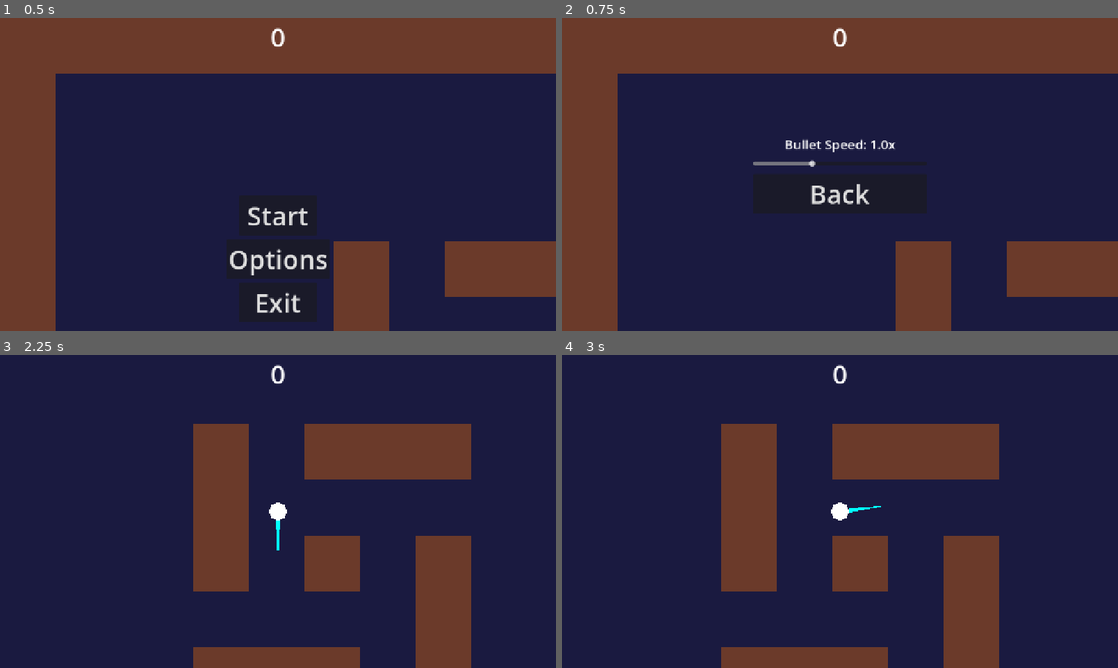
Above: before the commit, frames 1-4 (two rows, left to right).
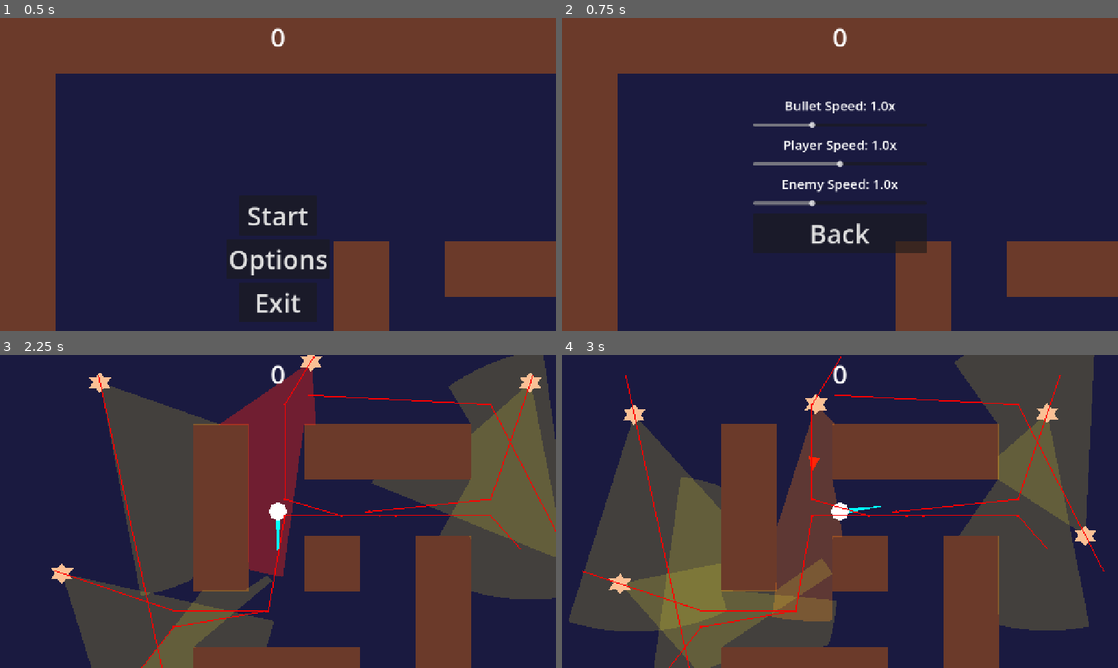
Above: after the commit, the same moments.

Repository: piotrrusak/coldcurve-vancouver
Game: Godot game, scene res://scenes/main.tscn
Two runs of this game, one before a commit and one after it. Both use one fixed random seed, a clock stepped at 60 frames per second and the inputs below.
Inputs (mouse positions are in pixels of both pictures, inside the frame that each line leads up to):
- Up to frame 1 (0.5 s): no input
- Up to frame 2 (0.75 s): click "Options" at 0.5 s
- Up to frame 3 (2.25 s): click "Back" at 1.25 s; click "Start" at 2 s
- Up to frame 4 (3 s): move the mouse to (962, 495) at 2.77 s; hold D (move_right) from 2.78 s (still down)

Frame 1 is identical in both runs. In frame 2, 2.3% of the frame differs, in the area x 34-66%, y 26-76%; in frame 3, 35%; in frame 4, 39%, in the area x 1-98%, y 0-100%.

Commit message:
Level progression basics (#6)

Diff:
--- /dev/null
+++ b/scenes/game_finished.tscn
@@ -0,0 +1,66 @@
+[gd_scene format=3 uid="uid://cgamefin12345"]
+
+[ext_resource type="Script" uid="uid://sgamefin1234" path="res://scripts/game_finished.gd" id="1"]
+
+[node name="GameFinished" type="CanvasLayer" unique_id=200001001]
+process_mode = 3
+script = ExtResource("1")
+
+[node name="GameFinishedLabel" type="Label" parent="." unique_id=200001002]
+anchors_preset = 10
+anchor_right = 1.0
+offset_top = 270.0
+offset_bottom = 355.0
+grow_horizontal = 2
+theme_override_font_sizes/font_size = 60
+text = "Game Finished!"
+horizontal_alignment = 1
+
+[node name="PlayAgainButton" type="Button" parent="." unique_id=200001003]
+anchors_preset = 7
+anchor_left = 0.5
+anchor_top = 1.0
+anchor_right = 0.5
+anchor_bottom = 1.0
+offset_left = -90.0
+offset_top = -310.0
+offset_right = 90.0
+offset_bottom = -220.0
+grow_horizontal = 2
+grow_vertical = 0
+theme_override_font_sizes/font_size = 60
+text = "Play Again"
+
+[node name="OptionsButton" type="Button" parent="." unique_id=200001004]
+anchors_preset = 7
+anchor_left = 0.5
+anchor_top = 1.0
+anchor_right = 0.5
+anchor_bottom = 1.0
+offset_left = -90.0
+offset_top = -210.0
+offset_right = 90.0
+offset_bottom = -120.0
+grow_horizontal = 2
+grow_vertical = 0
+theme_override_font_sizes/font_size = 60
+text = "Options"
+
+[node name="ExitButton" type="Button" parent="." unique_id=200001005]
+anchors_preset = 7
+anchor_left = 0.5
+anchor_top = 1.0
+anchor_right = 0.5
+anchor_bottom = 1.0
+offset_left = -90.0
+offset_top = -110.0
+offset_right = 90.0
+offset_bottom = -20.0
+grow_horizontal = 2
+grow_vertical = 0
+theme_override_font_sizes/font_size = 60
+text = "Exit"
+
+[connection signal="pressed" from="PlayAgainButton" to="." method="_on_play_again_button_pressed"]
+[connection signal="pressed" from="OptionsButton" to="." method="_on_options_button_pressed"]
+[connection signal="pressed" from="ExitButton" to="." method="_on_exit_button_pressed"]
--- /dev/null
+++ b/scenes/level_complete.tscn
@@ -0,0 +1,34 @@
+[gd_scene format=3 uid="uid://b3pyr7blf0kxt"]
+
+[ext_resource type="Script" uid="uid://slevelcomp123" path="res://scripts/level_complete.gd" id="1"]
+
+[node name="LevelComplete" type="CanvasLayer" unique_id=100001001]
+process_mode = 3
+script = ExtResource("1")
+
+[node name="LevelLabel" type="Label" parent="." unique_id=100001002]
+anchors_preset = 10
+anchor_right = 1.0
+offset_top = 270.0
+offset_bottom = 355.0
+grow_horizontal = 2
+theme_override_font_sizes/font_size = 60
+text = "Level Complete!"
+horizontal_alignment = 1
+
+[node name="NextButton" type="Button" parent="." unique_id=100001003]
+anchors_preset = 7
+anchor_left = 0.5
+anchor_top = 1.0
+anchor_right = 0.5
+anchor_bottom = 1.0
+offset_left = -90.0
+offset_top = -310.0
+offset_right = 90.0
+offset_bottom = -220.0
+grow_horizontal = 2
+grow_vertical = 0
+theme_override_font_sizes/font_size = 60
+text = "Next"
+
+[connection signal="pressed" from="NextButton" to="." method="_on_next_button_pressed"]
--- a/scenes/main.tscn
+++ b/scenes/main.tscn
@@ -56,9 +56,6 @@
 [node name="Player" parent="." unique_id=1717736480 instance=ExtResource("3_tefeu")]
 position = Vector2(641, 360)
 
-[node name="EnemyTimer" type="Timer" parent="." unique_id=536536802]
-wait_time = 5.0
-
 [node name="StartPosition" type="Marker2D" parent="." unique_id=828276842]
 position = Vector2(963, 713)
 
@@ -73,5 +70,4 @@
 [node name="HUD" parent="." unique_id=1565994411 instance=ExtResource("4_o6xl0")]
 
 [connection signal="hit" from="Player" to="." method="game_over"]
-[connection signal="timeout" from="EnemyTimer" to="." method="_on_enemy_timer_timeout"]
 [connection signal="start_game" from="HUD" to="." method="new_game"]
--- a/scenes/options/options.tscn
+++ b/scenes/options/options.tscn
@@ -13,9 +13,9 @@
 anchor_right = 0.5
 anchor_bottom = 0.5
 offset_left = -200.0
-offset_top = -120.0
+offset_top = -180.0
 offset_right = 200.0
-offset_bottom = 120.0
+offset_bottom = 180.0
 grow_horizontal = 2
 grow_vertical = 2
 alignment = 1
@@ -32,9 +32,35 @@
 step = 0.1
 value = 1.0
 
+[node name="PlayerSpeedLabel" type="Label" parent="Container"]
+theme_override_font_sizes/font_size = 30
+text = "Player Speed: 1.0x"
+horizontal_alignment = 1
+
+[node name="PlayerSpeedSlider" type="HSlider" parent="Container"]
+custom_minimum_size = Vector2(400, 40)
+min_value = 0.5
+max_value = 1.5
+step = 0.1
+value = 1.0
+
+[node name="EnemySpeedLabel" type="Label" parent="Container"]
+theme_override_font_sizes/font_size = 30
+text = "Enemy Speed: 1.0x"
+horizontal_alignment = 1
+
+[node name="EnemySpeedSlider" type="HSlider" parent="Container"]
+custom_minimum_size = Vector2(400, 40)
+min_value = 0.5
+max_value = 2.0
+step = 0.1
+value = 1.0
+
 [node name="BackButton" type="Button" parent="Container"]
 theme_override_font_sizes/font_size = 60
 text = "Back"
 
 [connection signal="value_changed" from="Container/BulletSpeedSlider" to="." method="_on_bullet_speed_slider_value_changed"]
+[connection signal="value_changed" from="Container/PlayerSpeedSlider" to="." method="_on_player_speed_slider_value_changed"]
+[connection signal="value_changed" from="Container/EnemySpeedSlider" to="." method="_on_enemy_speed_slider_value_changed"]
 [connection signal="pressed" from="Container/BackButton" to="." method="_on_back_button_pressed"]
--- /dev/null
+++ b/scenes/pause_menu.tscn
@@ -0,0 +1,46 @@
+[gd_scene format=3 uid="uid://bpausemenu01"]
+
+[ext_resource type="Script" uid="uid://cpausemenu01" path="res://scripts/pause_menu.gd" id="1"]
+
+[node name="PauseMenu" type="CanvasLayer"]
+process_mode = 3
+layer = 5
+script = ExtResource("1")
+
+[node name="Background" type="ColorRect" parent="."]
+anchors_preset = 15
+anchor_right = 1.0
+anchor_bottom = 1.0
+grow_horizontal = 2
+grow_vertical = 2
+color = Color(0, 0, 0, 0.6)
+
+[node name="Container" type="VBoxContainer" parent="."]
+anchors_preset = 8
+anchor_left = 0.5
+anchor_top = 0.5
+anchor_right = 0.5
+anchor_bottom = 0.5
+offset_left = -120.0
+offset_top = -90.0
+offset_right = 120.0
+offset_bottom = 90.0
+grow_horizontal = 2
+grow_vertical = 2
+alignment = 1
+
+[node name="ResumeButton" type="Button" parent="Container"]
+theme_override_font_sizes/font_size = 60
+text = "Resume"
+
+[node name="OptionsButton" type="Button" parent="Container"]
+theme_override_font_sizes/font_size = 60
+text = "Options"
+
+[node name="ExitButton" type="Button" parent="Container"]
+theme_override_font_sizes/font_size = 60
+text = "Exit"
+
+[connection signal="pressed" from="Container/ResumeButton" to="." method="_on_resume_button_pressed"]
+[connection signal="pressed" from="Container/OptionsButton" to="." method="_on_options_button_pressed"]
+[connection signal="pressed" from="Container/ExitButton" to="." method="_on_exit_button_pressed"]
--- a/scripts/enemies/base_enemy.gd
+++ b/scripts/enemies/base_enemy.gd
@@ -27,6 +27,7 @@
 @onready var _engage      := $Services/EngageService
 
 func _ready():
+	process_mode = Node.PROCESS_MODE_PAUSABLE
 	$ShootTimer.wait_time = shoot_interval
 	$ShootTimer.start()
 
@@ -46,6 +47,7 @@
 			_engage.process(delta)
 
 	_sight.update_cone()
+	velocity *= GameSettings.enemy_speed_multiplier
 	move_and_slide()
 
 func _on_shoot_timer_timeout():
--- a/scripts/enemies/enemy_projectiles/projectile.gd
+++ b/scripts/enemies/enemy_projectiles/projectile.gd
@@ -1,6 +1,9 @@
 extends RigidBody2D
 
 @export var base_speed = 500.0
+
+func _ready():
+	process_mode = Node.PROCESS_MODE_PAUSABLE
 
 func get_projectile_speed():
 	var s = base_speed * GameSettings.bullet_speed_multiplier
--- /dev/null
+++ b/scripts/game_finished.gd
@@ -0,0 +1,31 @@
+extends CanvasLayer
+
+signal play_again
+
+const OptionsScene = preload("res://scenes/options/options.tscn")
+
+func _on_play_again_button_pressed():
+	play_again.emit()
+	queue_free()
+
+func _on_options_button_pressed():
+	_hide_buttons()
+	var options = OptionsScene.instantiate()
+	options.back.connect(_on_options_back)
+	get_tree().root.add_child(options)
+
+func _on_options_back():
+	_show_buttons()
+
+func _on_exit_button_pressed():
+	get_tree().quit()
+
+func _show_buttons():
+	$PlayAgainButton.show()
+	$OptionsButton.show()
+	$ExitButton.show()
+
+func _hide_buttons():
+	$PlayAgainButton.hide()
+	$OptionsButton.hide()
+	$ExitButton.hide()
--- a/scripts/game_settings.gd
+++ b/scripts/game_settings.gd
@@ -2,3 +2,5 @@
 
 var enemy_spawn_rate: float = 5.0
 var bullet_speed_multiplier: float = 1.0
+var player_speed_multiplier: float = 1.0
+var enemy_speed_multiplier: float = 1.0
--- /dev/null
+++ b/scripts/level_complete.gd
@@ -0,0 +1,10 @@
+extends CanvasLayer
+
+signal next_level
+
+func setup(level_number: int):
+	$LevelLabel.text = "Level %d Complete!" % level_number
+
+func _on_next_button_pressed():
+	next_level.emit()
+	queue_free()
--- a/scripts/main.gd
+++ b/scripts/main.gd
@@ -1,29 +1,181 @@
 extends Node
 
 @export var enemy_scene: PackedScene
-var score
+
+const LevelCompleteScene = preload("res://scenes/level_complete.tscn")
+const GameFinishedScene = preload("res://scenes/game_finished.tscn")
+const PauseMenuScene = preload("res://scenes/pause_menu.tscn")
+const OptionsScene = preload("res://scenes/options/options.tscn")
+
+var _pause_menu: CanvasLayer = null
+var _playing := false
+var _countdown_overlay: CanvasLayer = null
+var _countdown_label: Label = null
+var _countdown_count: int = 0
+
+const LEVEL_SPAWNS = [
+	[
+		Vector2(550, 400),
+		Vector2(1050, 350),
+		Vector2(1550, 400),
+		Vector2(450, 850),
+		Vector2(1650, 850),
+		Vector2(550, 1200),
+		Vector2(1550, 1200),
+	],
+	[
+		Vector2(550, 400),
+		Vector2(1050, 350),
+		Vector2(1550, 400),
+		Vector2(450, 850),
+		Vector2(1650, 850),
+		Vector2(550, 1200),
+		Vector2(1550, 1200),
+		Vector2(1050, 1200),
+		Vector2(750, 650),
+		Vector2(1350, 650),
+		Vector2(650, 1000),
+		Vector2(1450, 1000),
+	],
+]
+
+var score: int
+var score_at_level_start: int
+var current_level: int
+var enemies_remaining: int
+var _clearing := false
+
+func _ready():
+	process_mode = Node.PROCESS_MODE_ALWAYS
+
+func _unhandled_input(event: InputEvent):
+	if event.is_action_pressed("ui_cancel") and _playing:
+		if _countdown_overlay:
+			pass
+		elif _pause_menu:
+			_resume()
+		else:
+			_open_pause_menu()
+
+func _open_pause_menu():
+	get_tree().paused = true
+	_pause_menu = PauseMenuScene.instantiate()
+	_pause_menu.resume.connect(_resume)
+	_pause_menu.options.connect(_open_options_from_pause)
+	add_child(_pause_menu)
+
+func _resume():
+	if _pause_menu:
+		_pause_menu.queue_free()
+		_pause_menu = null
+	_start_countdown()
+
+func _unpause():
+	get_tree().paused = false
+
+func _start_countdown():
+	_countdown_overlay = CanvasLayer.new()
+	_countdown_overlay.process_mode = Node.PROCESS_MODE_ALWAYS
+	_countdown_overlay.layer = 10
+	add_child(_countdown_overlay)
+
+	_countdown_label = Label.new()
+	_countdown_label.set_anchors_and_offsets_preset(Control.PRESET_FULL_RECT)
+	_countdown_label.horizontal_alignment = HORIZONTAL_ALIGNMENT_CENTER
+	_countdown_label.vertical_alignment = VERTICAL_ALIGNMENT_CENTER
+	_countdown_label.add_theme_font_size_override("font_size", 200)
+	_countdown_overlay.add_child(_countdown_label)
+
+	_countdown_count = 3
+	_countdown_label.text = str(_countdown_count)
+
+	var timer := Timer.new()
+	timer.process_mode = Node.PROCESS_MODE_ALWAYS
+	timer.wait_time = 1.0
+	timer.timeout.connect(_on_countdown_tick)
+	_countdown_overlay.add_child(timer)
+	timer.start()
+
+func _on_countdown_tick():
+	_countdown_count -= 1
+	if _countdown_count <= 0:
+		_countdown_overlay.queue_free()
+		_countdown_overlay = null
+		_countdown_label = null
+		_unpause()
+	else:
+		_countdown_label.text = str(_countdown_count)
+
+func _open_options_from_pause():
+	_pause_menu.hide()
+	var options = OptionsScene.instantiate()
+	options.back.connect(func(): _pause_menu.show())
+	add_child(options)
 
 func game_over():
-	$EnemyTimer.stop()
+	_playing = false
+	if _pause_menu:
+		_pause_menu.queue_free()
+		_pause_menu = null
+	if _countdown_overlay:
+		_countdown_overlay.queue_free()
+		_countdown_overlay = null
+		_countdown_label = null
+	_unpause()
 	$HUD.show_game_over()
 
 func new_game():
+	_playing = true
+	get_tree().paused = false
 	get_tree().call_group("projectiles", "queue_free")
 	get_tree().call_group("enemies", "queue_free")
-	score = 0
+	score = score_at_level_start
+	_clearing = false
+	$HUD.update_score(score)
+	start_level()
+
+func full_reset():
+	current_level = 0
+	score_at_level_start = 0
+	new_game()
+
+func start_level():
+	score_at_level_start = score
+	get_tree().call_group("projectiles", "queue_free")
+	get_tree().call_group("enemies", "queue_free")
 	$Player.start($StartPosition.position)
-	$HUD.update_score(score)
-	$EnemyTimer.wait_time = GameSettings.enemy_spawn_rate
-	$EnemyTimer.start()
-
-func _on_enemy_timer_timeout():
-	var enemy = enemy_scene.instantiate()
-	var spawn_location = $EnemyPath/EnemySpawnLocation
-	spawn_location.progress_ratio = randf()
-	enemy.position = spawn_location.global_position
-	enemy.enemy_hit.connect(_on_enemy_killed)
-	add_child(enemy)
+	_clearing = false
+	var positions = LEVEL_SPAWNS[current_level]
+	enemies_remaining = positions.size()
+	for pos in positions:
+		var enemy = enemy_scene.instantiate()
+		enemy.position = pos
+		enemy.enemy_hit.connect(_on_enemy_killed)
+		add_child(enemy)
 
 func _on_enemy_killed():
 	score += 1
 	$HUD.update_score(score)
+	enemies_remaining -= 1
+	if enemies_remaining <= 0 and not _clearing:
+		_clearing = true
+		call_deferred("_on_level_cleared")
+
+func _on_level_cleared():
+	_playing = false
+	get_tree().paused = true
+	if current_level + 1 >= LEVEL_SPAWNS.size():
+		var screen = GameFinishedScene.instantiate()
+		screen.play_again.connect(full_reset)
+		add_child(screen)
+	else:
+		var screen = LevelCompleteScene.instantiate()
+		screen.next_level.connect(_on_next_level)
+		add_child(screen)
+		screen.setup(current_level + 1)
+
+func _on_next_level():
+	_playing = true
+	current_level += 1
+	get_tree().paused = false
+	start_level()
--- a/scripts/options/options.gd
+++ b/scripts/options/options.gd
@@ -5,6 +5,10 @@
 func _ready():
 	$Container/BulletSpeedSlider.value = GameSettings.bullet_speed_multiplier
 	_update_bullet_label(GameSettings.bullet_speed_multiplier)
+	$Container/PlayerSpeedSlider.value = GameSettings.player_speed_multiplier
+	_update_player_label(GameSettings.player_speed_multiplier)
+	$Container/EnemySpeedSlider.value = GameSettings.enemy_speed_multiplier
+	_update_enemy_label(GameSettings.enemy_speed_multiplier)
 
 func _on_bullet_speed_slider_value_changed(value: float):
 	GameSettings.bullet_speed_multiplier = value
@@ -13,6 +17,20 @@
 func _update_bullet_label(value: float):
 	$Container/BulletSpeedLabel.text = "Bullet Speed: %.1fx" % value
 
+func _on_player_speed_slider_value_changed(value: float):
+	GameSettings.player_speed_multiplier = value
+	_update_player_label(value)
+
+func _update_player_label(value: float):
+	$Container/PlayerSpeedLabel.text = "Player Speed: %.1fx" % value
+
+func _on_enemy_speed_slider_value_changed(value: float):
+	GameSettings.enemy_speed_multiplier = value
+	_update_enemy_label(value)
+
+func _update_enemy_label(value: float):
+	$Container/EnemySpeedLabel.text = "Enemy Speed: %.1fx" % value
+
 func _on_back_button_pressed():
 	back.emit()
 	queue_free()
--- /dev/null
+++ b/scripts/pause_menu.gd
@@ -0,0 +1,13 @@
+extends CanvasLayer
+
+signal resume
+signal options
+
+func _on_resume_button_pressed():
+	resume.emit()
+
+func _on_options_button_pressed():
+	options.emit()
+
+func _on_exit_button_pressed():
+	get_tree().quit()
--- a/scripts/player/player.gd
+++ b/scripts/player/player.gd
@@ -6,6 +6,7 @@
 var screen_size
 
 func _ready():
+	process_mode = Node.PROCESS_MODE_PAUSABLE
 	screen_size = get_viewport_rect().size
 	hide()
 
@@ -29,6 +30,8 @@
 	draw_colored_polygon(PackedVector2Array([p1, p2, p3, p4]), Color.CYAN)
 
 func _physics_process(_delta):
+	if not visible:
+		return
 	var dir = Vector2.ZERO
 	if Input.is_action_pressed("move_right"):
 		dir.x += 1
@@ -39,7 +42,7 @@
 	if Input.is_action_pressed("move_up"):
 		dir.y -= 1
 
-	velocity = dir.normalized() * speed if dir.length() > 0 else Vector2.ZERO
+	velocity = dir.normalized() * speed * GameSettings.player_speed_multiplier if dir.length() > 0 else Vector2.ZERO
 	move_and_slide()
 	position = position.clamp(Vector2.ZERO, screen_size * 10)
 
Not shown, added: scripts/game_finished.gd.uid
Not shown, added: scripts/level_complete.gd.uid
Not shown, added: scripts/pause_menu.gd.uid
